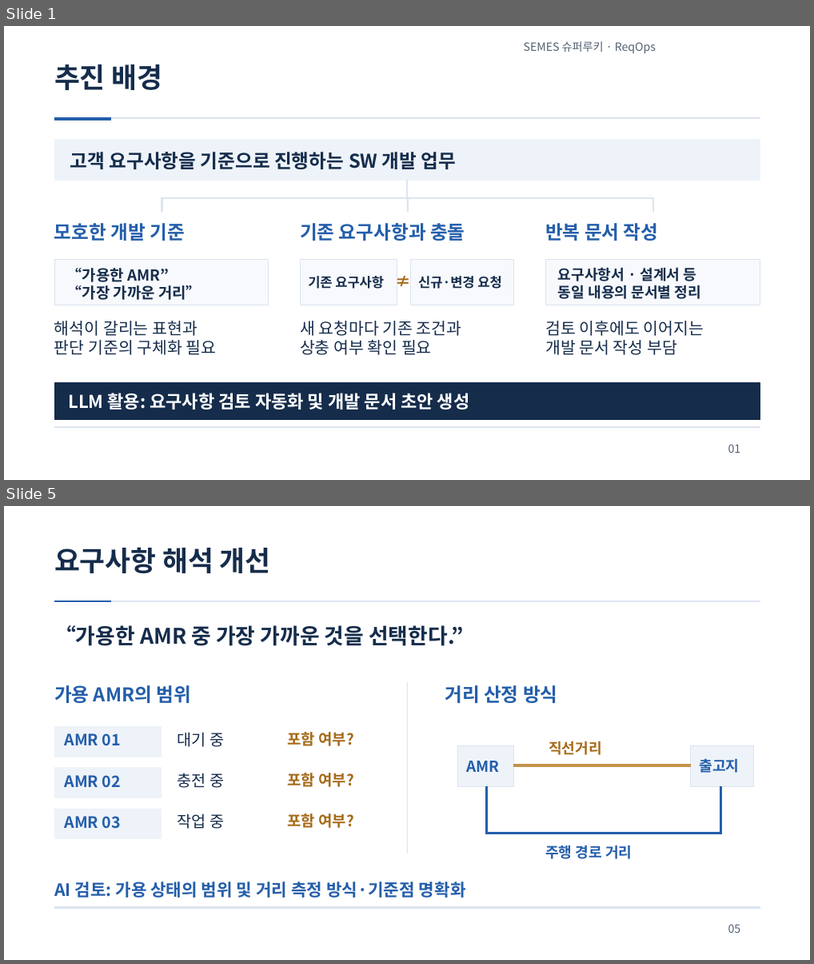
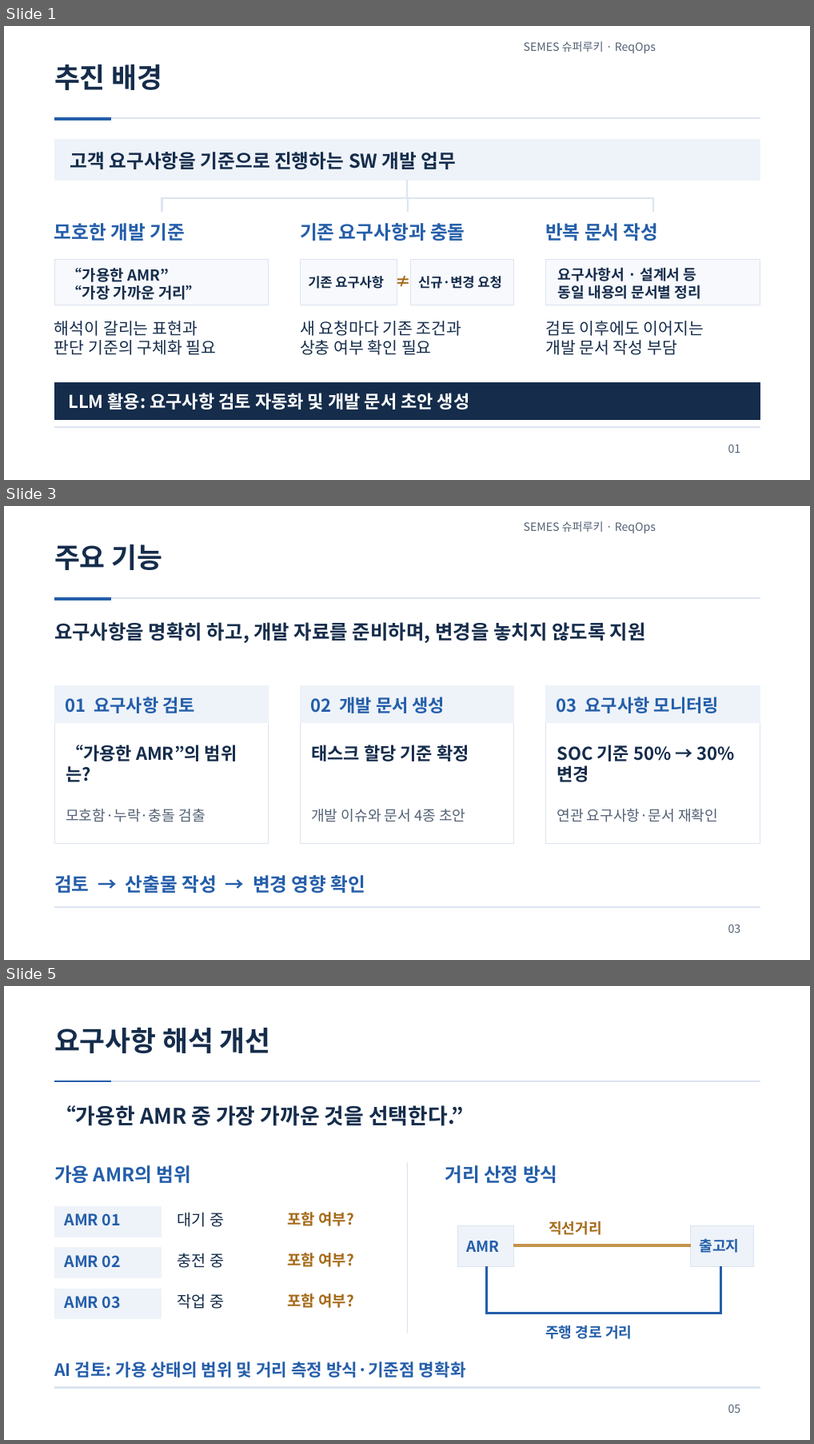
Before and after one commit to jihunhan98/semes-superrookie, a slide deck: docs/presentations/ReqOps_SuperRookie.pptx. Shown one above the other, each under a label of ours: slides 1 and 5 before the commit, slides 1, 3 and 5 after it; the slides between them are not shown. The pictures are 814x964 and 814x1444 pixels, drawn with LibreOffice and Linux fonts; fonts in the diff are those of the drawing. Boxes give left, top, right and bottom in pixels: in the first picture for what was removed or moved away, otherwise in the second. Text is boxed around its words. In the diff, an @@ line names an element or a change of style, - is before the commit and + after.

```diff
--- a/docs/presentations/ReqOps_SuperRookie.pptx
+++ b/docs/presentations/ReqOps_SuperRookie.pptx
@@ slide 3 added at bbox=[4, 506, 810, 960], background #FFFFFF @@
@@ text added at bbox=[524, 521, 656, 533], 13.5 pt, text #536174 @@
+SEMES 슈퍼루키 · ReqOps
@@ text added at bbox=[54, 544, 163, 570], 33 pt, text #152C4B, bold @@
+주요 기능
@@ rectangle added at bbox=[54, 597, 760, 599], fill #DCE4EF, outline #DCE4EF 0.75 pt @@
@@ rectangle added at bbox=[54, 597, 111, 600], fill #245EAA, outline #245EAA 0.75 pt @@
@@ text added at bbox=[54, 622, 646, 643], 23.2 pt, text #152C4B, bold @@
+요구사항을 명확히 하고, 개발 자료를 준비하며, 변경을 놓치지 않도록 지원
@@ rectangle added at bbox=[54, 686, 268, 843], fill #FFFFFF, outline #DCE4EF 0.75 pt @@
@@ rectangle added at bbox=[54, 686, 268, 722], fill #EEF3F9, outline #EEF3F9 0.75 pt @@
@@ text added at bbox=[65, 696, 196, 713], 21 pt, text #245EAA, bold @@
+01 요구사항 검토
@@ rectangle added at bbox=[301, 686, 514, 843], fill #FFFFFF, outline #DCE4EF 0.75 pt @@
@@ rectangle added at bbox=[301, 686, 514, 722], fill #EEF3F9, outline #EEF3F9 0.75 pt @@
@@ text added at bbox=[310, 696, 446, 713], 21 pt, text #245EAA, bold @@
+02 개발 문서 생성
@@ rectangle added at bbox=[546, 686, 760, 843], fill #FFFFFF, outline #DCE4EF 0.75 pt @@
@@ rectangle added at bbox=[546, 686, 760, 722], fill #EEF3F9, outline #EEF3F9 0.75 pt @@
@@ text added at bbox=[557, 696, 719, 713], 21 pt, text #245EAA, bold @@
+03 요구사항 모니터링
@@ text added at bbox=[66, 744, 238, 782], 21 pt, text #152C4B, bold @@
+“가용한 AMR”의 범위는?
@@ text added at bbox=[311, 744, 470, 761], 21 pt, text #152C4B, bold @@
+태스크 할당 기준 확정
@@ text added at bbox=[557, 744, 734, 782], 21 pt, text #152C4B, bold @@
+SOC 기준 50% → 30% 변경
@@ text added at bbox=[66, 808, 205, 822], 17.2 pt, text #536174 @@
+모호함·누락·충돌 검출
@@ text added at bbox=[311, 808, 466, 822], 17.2 pt, text #536174 @@
+개발 이슈와 문서 4종 초안
@@ text added at bbox=[557, 808, 718, 822], 17.2 pt, text #536174 @@
+연관 요구사항·문서 재확인
@@ text added at bbox=[54, 875, 366, 892], 22.5 pt, text #245EAA, bold @@
+검토 → 산출물 작성 → 변경 영향 확인
@@ rectangle added at bbox=[54, 907, 760, 907], fill #DCE4EF, outline #DCE4EF 0.75 pt @@
@@ text added at bbox=[729, 924, 742, 932], 13.5 pt, text #536174 @@
+03
```
Also in this commit, not shown: 3 slides changed, 1 other slide added, 2 slides removed.
